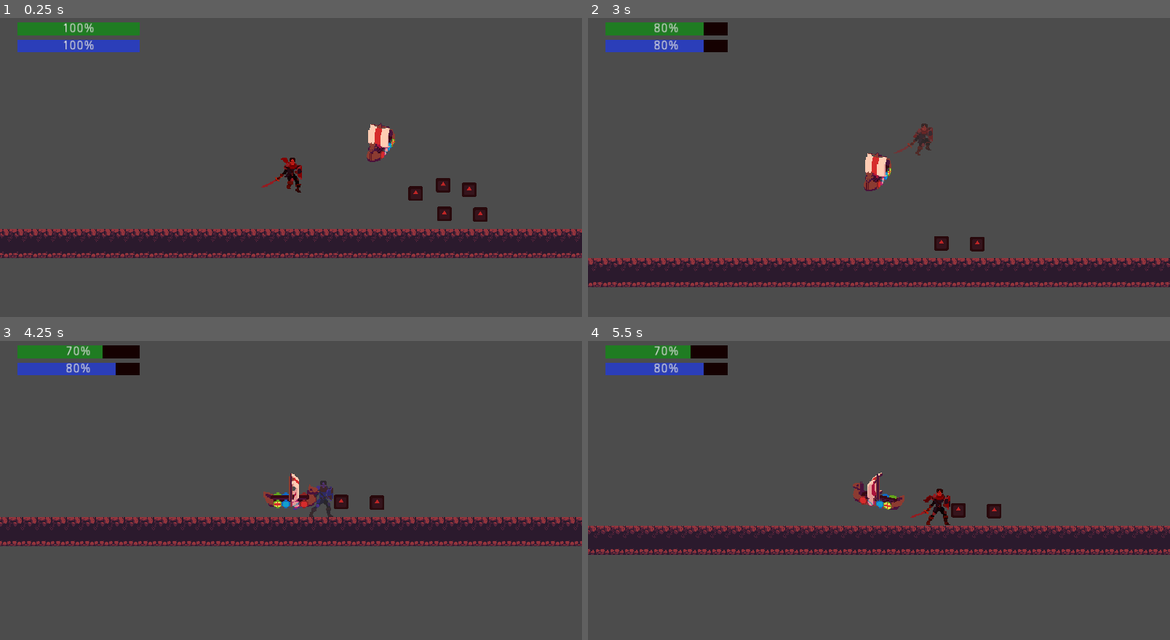
Above: before the commit, frames 1-4 (two rows, left to right).
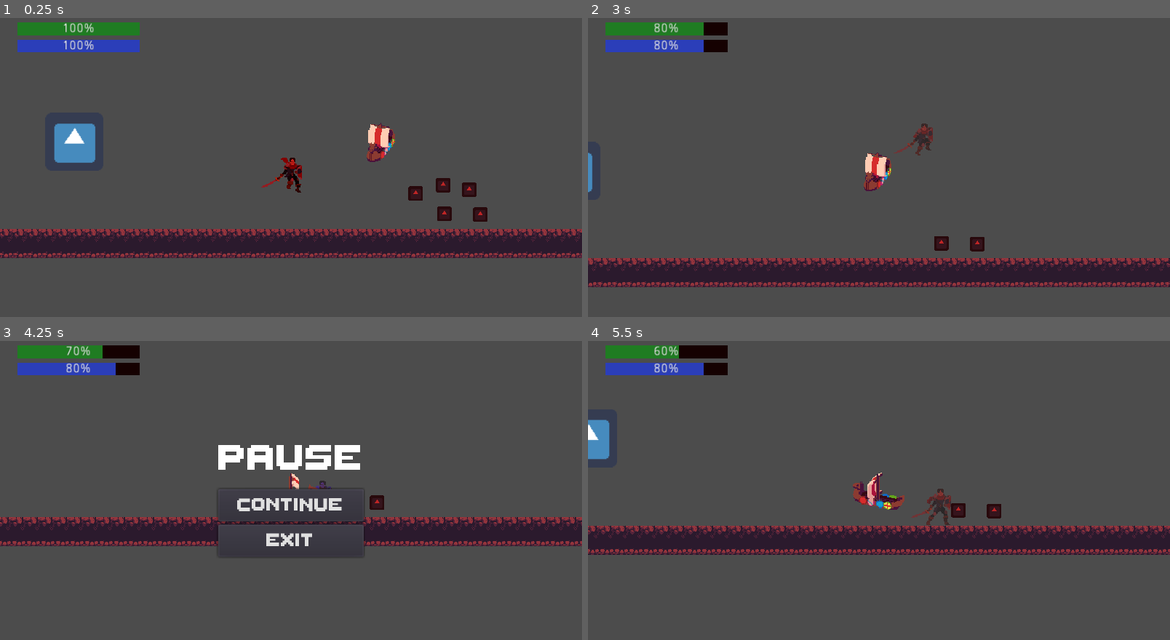
Above: after the commit, the same moments.

Repository: elixs/Cachilupi
Game: Godot game, scene res://scenes/Main.tscn
Two runs of this game, one before a commit and one after it. Both use one fixed random seed, a clock stepped at 60 frames per second and the inputs below. This scene is started directly instead of the project's main scene. The engine's default icon, where the game draws it, is replaced by a stand-in: a white triangle on a blue panel in a dark square.
Inputs (mouse positions are in pixels of both pictures, inside the frame that each line leads up to):
- Up to frame 1 (0.25 s): no input
- Up to frame 2 (3 s): move the mouse to (1007, 155) at 0.52 s; hold D (right) 0.53-2.03 s; click (1007, 155) at 0.6 s; tap Space (jump) at 0.77, 0.8, 1.07, 1.35, 1.52, 1.82, 2.3 s; move the mouse to (762, 188) at 1.27 s; click (762, 188) at 1.55 s; move the mouse to (937, 98) at 2.02 s; hold A (left) 2.03-2.78 s; click (937, 98) at 2.1 s; move the mouse to (849, 236) at 2.77 s; hold D (right) from 2.78 s (still down); right-click (849, 236) at 2.85 s
- Up to frame 3 (4.25 s): keep holding D (right); tap Space (jump) at 3.02, 3.32, 3.77, 3.8, 4.07 s; click (261, 559) at 3.05 s; move the mouse to (465, 544) at 3.52 s; click (465, 544) at 3.6 s; tap Escape (pause, bound only after the commit) at 4.15 s
- Up to frame 4 (5.5 s): release D (right) at 4.25 s; click (879, 505) at 4.25 s, where only the run after the commit has a clickable "Continue"; move the mouse to (704, 445) at 5.02 s; hold A (left) from 5.03 s (still down); tap Space (jump) at 5.1, 5.27 s; click (704, 445) at 5.3 s

The runs differ from the first frame. In frame 1, 0.9% of the frame differs, in the area x 9-17%, y 35-49%; in frame 2, 0.1%; in frame 3, 4.6%, in the area x 37-63%, y 34-73%; in frame 4, 1.4%.

Commit message:
Added gamepad support, pause menu and cutscenes

Diff:
--- a/project.godot
+++ b/project.godot
@@ -60,36 +60,49 @@
 left={
 "deadzone": 0.5,
 "events": [ Object(InputEventKey,"resource_local_to_scene":false,"resource_name":"","device":0,"alt":false,"shift":false,"control":false,"meta":false,"command":false,"pressed":false,"scancode":65,"unicode":0,"echo":false,"script":null)
+, Object(InputEventJoypadMotion,"resource_local_to_scene":false,"resource_name":"","device":0,"axis":0,"axis_value":-1.0,"script":null)
  ]
 }
 right={
 "deadzone": 0.5,
 "events": [ Object(InputEventKey,"resource_local_to_scene":false,"resource_name":"","device":0,"alt":false,"shift":false,"control":false,"meta":false,"command":false,"pressed":false,"scancode":68,"unicode":0,"echo":false,"script":null)
+, Object(InputEventJoypadMotion,"resource_local_to_scene":false,"resource_name":"","device":0,"axis":0,"axis_value":1.0,"script":null)
  ]
 }
 up={
 "deadzone": 0.5,
 "events": [ Object(InputEventKey,"resource_local_to_scene":false,"resource_name":"","device":0,"alt":false,"shift":false,"control":false,"meta":false,"command":false,"pressed":false,"scancode":87,"unicode":0,"echo":false,"script":null)
+, Object(InputEventJoypadMotion,"resource_local_to_scene":false,"resource_name":"","device":0,"axis":1,"axis_value":-1.0,"script":null)
  ]
 }
 down={
 "deadzone": 0.5,
 "events": [ Object(InputEventKey,"resource_local_to_scene":false,"resource_name":"","device":0,"alt":false,"shift":false,"control":false,"meta":false,"command":false,"pressed":false,"scancode":83,"unicode":0,"echo":false,"script":null)
+, Object(InputEventJoypadMotion,"resource_local_to_scene":false,"resource_name":"","device":0,"axis":1,"axis_value":1.0,"script":null)
  ]
 }
 jump={
 "deadzone": 0.5,
 "events": [ Object(InputEventKey,"resource_local_to_scene":false,"resource_name":"","device":0,"alt":false,"shift":false,"control":false,"meta":false,"command":false,"pressed":false,"scancode":32,"unicode":0,"echo":false,"script":null)
+, Object(InputEventJoypadButton,"resource_local_to_scene":false,"resource_name":"","device":0,"button_index":0,"pressure":0.0,"pressed":false,"script":null)
  ]
 }
 attack={
 "deadzone": 0.5,
 "events": [ Object(InputEventMouseButton,"resource_local_to_scene":false,"resource_name":"","device":0,"alt":false,"shi …(212 unchanged characters)…
+, Object(InputEventJoypadButton,"resource_local_to_scene":false,"resource_name":"","device":0,"button_index":1,"pressure":0.0,"pressed":false,"script":null)
  ]
 }
 swap={
 "deadzone": 0.5,
 "events": [ Object(InputEventMouseButton,"resource_local_to_scene":false,"resource_name":"","device":0,"alt":false,"shi …(212 unchanged characters)…
+, Object(InputEventJoypadButton,"resource_local_to_scene":false,"resource_name":"","device":0,"button_index":5,"pressure":0.0,"pressed":false,"script":null)
+ ]
+}
+pause={
+"deadzone": 0.5,
+"events": [ Object(InputEventKey,"resource_local_to_scene":false,"resource_name":"","device":0,"alt":false,"shift":false,"control":false,"meta":false,"command":false,"pressed":false,"scancode":16777217,"unicode":0,"echo":false,"script":null)
+, Object(InputEventJoypadButton,"resource_local_to_scene":false,"resource_name":"","device":0,"button_index":11,"pressure":0.0,"pressed":false,"script":null)
  ]
 }
 
--- /dev/null
+++ b/scenes/CutsceneTrigger.tscn
@@ -0,0 +1,19 @@
+[gd_scene load_steps=4 format=2]
+
+[ext_resource path="res://icon.png" type="Texture" id=1]
+[ext_resource path="res://scripts/CutsceneTrigger.gd" type="Script" id=2]
+
+[sub_resource type="RectangleShape2D" id=1]
+extents = Vector2( 32, 32 )
+
+[node name="CutsceneTrigger" type="Area2D"]
+script = ExtResource( 2 )
+__meta__ = {
+"_edit_group_": true
+}
+
+[node name="Sprite" type="Sprite" parent="."]
+texture = ExtResource( 1 )
+
+[node name="CollisionShape2D" type="CollisionShape2D" parent="."]
+shape = SubResource( 1 )
--- a/scenes/Game.tscn
+++ b/scenes/Game.tscn
@@ -4,9 +4,11 @@
 [ext_resource path="res://scripts/Game.gd" type="Script" id=2]
 
 [node name="Game" type="Node2D"]
+pause_mode = 2
 script = ExtResource( 2 )
 
 [node name="World" type="Node2D" parent="."]
+pause_mode = 1
 
 [node name="CanvasLayer" type="CanvasLayer" parent="."]
 layer = 100
--- a/scenes/Hero.tscn
+++ b/scenes/Hero.tscn
@@ -33,6 +33,7 @@
 [ext_resource path="res://sprites/Hero Knight/Sprites/HeroKnight/Jump/HeroKnight_Jump_0.png" type="Texture" id=31]
 [ext_resource path="res://sprites/Hero Knight/Sprites/HeroKnight/Fall/HeroKnight_Fall_3.png" type="Texture" id=32]
 [ext_resource path="res://sounds/SFX2020/DropMini.wav" type="AudioStream" id=33]
+[ext_resource path="res://fonts/ThaleahFat/ThaleahFat.ttf" type="DynamicFontData" id=34]
 
 [sub_resource type="CapsuleShape2D" id=1]
 
@@ -187,25 +188,24 @@
 [sub_resource type="AnimationNodeAnimation" id=12]
 animation = "jump_start"
 
-[sub_resource type="AnimationNodeAnimation" id=13]
+[sub_resource type="AnimationNodeAnimation" id=39]
 animation = "run"
 
-[sub_resource type="AnimationNodeStateMachineTransition" id=14]
-
-[sub_resource type="AnimationNodeStateMachineTransition" id=15]
+[sub_resource type="AnimationNodeTimeScale" id=40]
+
+[sub_resource type="AnimationNodeBlendTree" id=41]
+graph_offset = Vector2( -348, 45.5 )
+nodes/Animation/node = SubResource( 39 )
+nodes/Animation/position = Vector2( -160, 140 )
+nodes/TimeScale/node = SubResource( 40 )
+nodes/TimeScale/position = Vector2( 40, 120 )
+node_connections = [ "output", 0, "TimeScale", "TimeScale", 0, "Animation" ]
 
 [sub_resource type="AnimationNodeStateMachineTransition" id=16]
 
-[sub_resource type="AnimationNodeStateMachineTransition" id=17]
-
-[sub_resource type="AnimationNodeStateMachineTransition" id=18]
-switch_mode = 2
-
 [sub_resource type="AnimationNodeStateMachineTransition" id=19]
 switch_mode = 2
 
-[sub_resource type="AnimationNodeStateMachineTransition" id=20]
-
 [sub_resource type="AnimationNodeStateMachineTransition" id=21]
 
 [sub_resource type="AnimationNodeStateMachineTransition" id=22]
@@ -213,8 +213,6 @@
 
 [sub_resource type="AnimationNodeStateMachineTransition" id=23]
 
-[sub_resource type="AnimationNodeStateMachineTransition" id=24]
-
 [sub_resource type="AnimationNodeStateMachineTransition" id=25]
 
 [sub_resource type="AnimationNodeStateMachineTransition" id=26]
@@ -234,7 +232,20 @@
 
 [sub_resource type="AnimationNodeStateMachineTransition" id=32]
 
-[sub_resource type="AnimationNodeStateMachineTransition" id=33]
+[sub_resource type="AnimationNodeStateMachineTransition" id=42]
+
+[sub_resource type="AnimationNodeStateMachineTransition" id=43]
+
+[sub_resource type="AnimationNodeStateMachineTransition" id=44]
+
+[sub_resource type="AnimationNodeStateMachineTransition" id=45]
+
+[sub_resource type="AnimationNodeStateMachineTransition" id=46]
+
+[sub_resource type="AnimationNodeStateMachineTransition" id=47]
+
+[sub_resource type="AnimationNodeStateMachineTransition" id=48]
+switch_mode = 2
 
 [sub_resource type="AnimationNodeStateMachine" id=34]
 states/attack/node = SubResource( 8 )
@@ -247,11 +258,11 @@
 states/jump/position = Vector2( 996, 70 )
 states/jump_start/node = SubResource( 12 )
 states/jump_start/position = Vector2( 990, -43 )
-states/run/node = SubResource( 13 )
-states/run/position = Vector2( 622, -82 )
-transitions = [ "idle", "run", SubResource( 14 ), "run", "idle", SubResource( 15 ), "idle", "attack", SubResource( 16 ), "run", "attack", SubResource( 17 ), "attack", "run", SubResource( 18 ), "attack", "idle", SubResource( 19 ), "run", "jump_start", SubResource( 20 ), "idle", "jump_start", SubResource( 21 ), "jump_start", "jump", SubResource( 22 ), "jump", "fall", SubResource( 23 ), "fall", "run", SubResource( 24 ), "fall", "idle", SubResource( 25 ), "fall", "attack", SubResource( 26 ), "attack", "fall", SubResource( 27 ), "attack", "jump", SubResource( 28 ), "attack", "jump_start", SubResource( 29 ), "jump_start", "attack", SubResource( 30 ), "jump", "attack", SubResource( 31 ), "idle", "fall", SubResource( 32 ), "run", "fall", SubResource( 33 ) ]
+states/run/node = SubResource( 41 )
+states/run/position = Vector2( 628, -64 )
+transitions = [ "idle", "attack", SubResource( 16 ), "attack", "idle", SubResource( 19 ), "idle", "jump_start", SubResource( 21 ), "jump_start", "jump", SubResource( 22 ), "jump", "fall", SubResource( 23 ), "fall", "idle", SubResource( 25 ), "fall", "attack", SubResource( 26 ), "attack", "fall", SubResource( 27 ), "attack", "jump", SubResource( 28 ), "attack", "jump_start", SubResource( 29 ), "jump_start", "attack", SubResource( 30 ), "jump", "attack", SubResource( 31 ), "idle", "fall", SubResource( 32 ), "run", "idle", SubResource( 42 ), "idle", "run", SubResource( 43 ), "run", "jump_start", SubResource( 44 ), "run", "attack", SubResource( 45 ), "run", "fall", SubResource( 46 ), "fall", "run", SubResource( 47 ), "attack", "run", SubResource( 48 ) ]
 start_node = "idle"
-graph_offset = Vector2( 73, -156 )
+graph_offset = Vector2( 159, -141 )
 
 [sub_resource type="AnimationNodeStateMachinePlayback" id=35]
 
@@ -263,6 +274,14 @@
 
 [sub_resource type="StyleBoxFlat" id=38]
 bg_color = Color( 0.172549, 0.247059, 0.729412, 1 )
+
+[sub_resource type="DynamicFont" id=49]
+size = 64
+font_data = ExtResource( 34 )
+
+[sub_resource type="DynamicFont" id=50]
+size = 32
+font_data = ExtResource( 34 )
 
 [node name="Hero" type="KinematicBody2D" groups=[
 "player",
@@ -275,7 +294,7 @@
 
 [node name="Sprite" type="Sprite" parent="."]
 modulate = Color( 0.364706, 0.113725, 0.913725, 1 )
-texture = ExtResource( 18 )
+texture = ExtResource( 4 )
 
 [node name="AnimationPlayer" type="AnimationPlayer" parent="."]
 anims/attack = SubResource( 2 )
@@ -290,6 +309,7 @@
 anim_player = NodePath("../AnimationPlayer")
 active = true
 parameters/playback = SubResource( 35 )
+parameters/run/TimeScale/scale = 1.0
 
 [node name="Bullet" type="Position2D" parent="."]
 position = Vector2( 47, 0 )
@@ -327,3 +347,41 @@
 
 [node name="InvincibilityTimer" type="Timer" parent="."]
 one_shot = true
+
+[node name="PauseMenu" type="CanvasLayer" parent="."]
+pause_mode = 2
+
+[node name="VBoxContainer" type="VBoxContainer" parent="PauseMenu"]
+visible = false
+anchor_left = 0.5
+anchor_top = 0.5
+anchor_right = 0.5
+anchor_bottom = 0.5
+margin_left = -80.0
+margin_top = -69.5
+margin_right = 80.0
+margin_bottom = 69.5
+__meta__ = {
+"_edit_use_anchors_": false
+}
+
+[node name="Label" type="Label" parent="PauseMenu/VBoxContainer"]
+margin_right = 160.0
+margin_bottom = 59.0
+custom_fonts/font = SubResource( 49 )
+text = "Pause"
+align = 1
+
+[node name="Continue" type="Button" parent="PauseMenu/VBoxContainer"]
+margin_top = 63.0
+margin_right = 160.0
+margin_bottom = 99.0
+custom_fonts/font = SubResource( 50 )
+text = "Continue"
+
+[node name="Exit" type="Button" parent="PauseMenu/VBoxContainer"]
+margin_top = 103.0
+margin_right = 160.0
+margin_bottom = 139.0
+custom_fonts/font = SubResource( 50 )
+text = "Exit"
--- /dev/null
+++ b/scenes/InGamePlot.tscn
@@ -0,0 +1,57 @@
+[gd_scene load_steps=3 format=2]
+
+[ext_resource path="res://icon.png" type="Texture" id=1]
+[ext_resource path="res://scripts/InGamePlot.gd" type="Script" id=2]
+
+[node name="InGamePlot" type="Node2D"]
+pause_mode = 2
+script = ExtResource( 2 )
+
+[node name="CanvasLayer" type="CanvasLayer" parent="."]
+layer = 100
+
+[node name="ColorRect" type="ColorRect" parent="CanvasLayer"]
+anchor_right = 1.0
+anchor_bottom = 1.0
+color = Color( 0, 0, 0, 1 )
+__meta__ = {
+"_edit_lock_": true,
+"_edit_use_anchors_": false
+}
+
+[node name="VBoxContainer" type="VBoxContainer" parent="CanvasLayer"]
+anchor_left = 0.5
+anchor_top = 0.5
+anchor_right = 0.5
+anchor_bottom = 0.5
+margin_left = -62.5
+margin_top = -64.0
+margin_right = 62.5
+margin_bottom = 64.0
+alignment = 1
+__meta__ = {
+"_edit_use_anchors_": false
+}
+
+[node name="TextureRect" type="TextureRect" parent="CanvasLayer/VBoxContainer"]
+margin_right = 125.0
+margin_bottom = 64.0
+texture = ExtResource( 1 )
+stretch_mode = 4
+__meta__ = {
+"_edit_use_anchors_": false
+}
+
+[node name="RichTextLabel" type="RichTextLabel" parent="CanvasLayer/VBoxContainer"]
+margin_top = 68.0
+margin_right = 125.0
+margin_bottom = 128.0
+rect_min_size = Vector2( 0, 60 )
+bbcode_enabled = true
+bbcode_text = "[rainbow][wave amp=50 freq=10][center]chale[/center][/wave][/rainbow]"
+text = "chale"
+
+[node name="Timer" type="Timer" parent="."]
+wait_time = 3.0
+one_shot = true
+autostart = true
--- a/scenes/Main.tscn
+++ b/scenes/Main.tscn
@@ -1,10 +1,11 @@
-[gd_scene load_steps=21 format=2]
+[gd_scene load_steps=22 format=2]
 
 [ext_resource path="res://scenes/Hero.tscn" type="PackedScene" id=1]
 [ext_resource path="res://sprites/Tileset/Wasteland-Files.png" type="Texture" id=2]
 [ext_resource path="res://scenes/Ship.tscn" type="PackedScene" id=3]
 [ext_resource path="res://scripts/Main.gd" type="Script" id=4]
 [ext_resource path="res://scenes/Enemy.tscn" type="PackedScene" id=5]
+[ext_resource path="res://scenes/CutsceneTrigger.tscn" type="PackedScene" id=6]
 
 [sub_resource type="ConvexPolygonShape2D" id=1]
 points = PoolVector2Array( 0, 0, 16, 0, 16, 16, 0, 16 )
@@ -203,3 +204,7 @@
 
 [node name="Enemy5" parent="." instance=ExtResource( 5 )]
 position = Vector2( 525.603, 271.72 )
+
+[node name="CutsceneTrigger" parent="." instance=ExtResource( 6 )]
+position = Vector2( 120, 224 )
+cutscene = "res://scenes/InGamePlot.tscn"
--- /dev/null
+++ b/scenes/Plot.tscn
@@ -0,0 +1,56 @@
+[gd_scene load_steps=3 format=2]
+
+[ext_resource path="res://icon.png" type="Texture" id=1]
+[ext_resource path="res://scripts/Plot.gd" type="Script" id=2]
+
+[node name="Plot" type="Node2D"]
+script = ExtResource( 2 )
+
+[node name="CanvasLayer" type="CanvasLayer" parent="."]
+layer = 100
+
+[node name="ColorRect" type="ColorRect" parent="CanvasLayer"]
+anchor_right = 1.0
+anchor_bottom = 1.0
+color = Color( 0, 0, 0, 1 )
+__meta__ = {
+"_edit_lock_": true,
+"_edit_use_anchors_": false
+}
+
+[node name="VBoxContainer" type="VBoxContainer" parent="CanvasLayer"]
+anchor_left = 0.5
+anchor_top = 0.5
+anchor_right = 0.5
+anchor_bottom = 0.5
+margin_left = -62.5
+margin_top = -64.0
+margin_right = 62.5
+margin_bottom = 64.0
+alignment = 1
+__meta__ = {
+"_edit_use_anchors_": false
+}
+
+[node name="TextureRect" type="TextureRect" parent="CanvasLayer/VBoxContainer"]
+margin_right = 125.0
+margin_bottom = 64.0
+texture = ExtResource( 1 )
+stretch_mode = 4
+__meta__ = {
+"_edit_use_anchors_": false
+}
+
+[node name="RichTextLabel" type="RichTextLabel" parent="CanvasLayer/VBoxContainer"]
+margin_top = 68.0
+margin_right = 125.0
+margin_bottom = 128.0
+rect_min_size = Vector2( 0, 60 )
+bbcode_enabled = true
+bbcode_text = "[rainbow][wave amp=100 freq=10][center]awa de uwu[/center][/wave][/rainbow]"
+text = "awa de uwu"
+
+[node name="Timer" type="Timer" parent="."]
+wait_time = 3.0
+one_shot = true
+autostart = true
--- /dev/null
+++ b/scripts/CutsceneTrigger.gd
@@ -0,0 +1,12 @@
+extends Area2D
+
+
+export var cutscene: String
+
+func _ready() -> void:
+	connect("body_entered", self, "on_body_entered")
+
+func on_body_entered(body: Node):
+	if body.is_in_group("player"):
+		LevelManager.add_scene(cutscene)
+		queue_free()
--- a/scripts/Game.gd
+++ b/scripts/Game.gd
@@ -1,7 +1,10 @@
 extends Node2D
 
-var Levels = [preload("res://scenes/TitleScreen.tscn"),
-	preload("res://scenes/Main.tscn")]
+var Levels = [
+	preload("res://scenes/TitleScreen.tscn"),
+	preload("res://scenes/Plot.tscn"),
+	preload("res://scenes/Main.tscn"),
+	]
 
 var current_level = 0
 var current_world: Node = null
@@ -15,6 +18,23 @@
 	current_world.queue_free()
 	current_world = s
 	$World.add_child(current_world)
+
+func add_scene(scene):
+	get_tree().paused = true
+	fade.fade_in()
+	yield(fade, "faded")
+	var s = load(scene).instance()
+	$World.add_child(s)
+	fade.fade_out()
+
+func remove_scene(scene_node):
+
+	fade.fade_in()
+	yield(fade, "faded")
+	$World.remove_child(scene_node)
+	scene_node.queue_free()
+	fade.fade_out()
+	get_tree().paused = false
 
 func next():
 	if current_level + 1 >= Levels.size():
--- a/scripts/Hero.gd
+++ b/scripts/Hero.gd
@@ -4,6 +4,7 @@
 var linear_vel = Vector2()
 
 var SPEED = 200
+var SPEED_SQUARED = SPEED * SPEED
 var GRAVITY = 400
 
 var invincible = false
@@ -36,6 +37,8 @@
 
 func _ready() -> void:
 	$InvincibilityTimer.connect("timeout", self, "on_InvincibilityTimer_timeout")
+	$PauseMenu/VBoxContainer/Continue.connect("pressed", self, "on_Continue_pressed")
+	$PauseMenu/VBoxContainer/Exit.connect("pressed", self, "on_Exit_pressed")
 
 func _physics_process(delta):
 
@@ -62,11 +65,16 @@
 
 	var attacking = Input.is_action_just_pressed("attack") and active
 
+	if Input.is_action_just_pressed("pause"):
+		$PauseMenu/VBoxContainer.show()
+		get_tree().paused = true
+
 	# Animation
 
 	if on_floor:
 		if linear_vel.length_squared() > 10:
 			playback.travel("run")
+			$AnimationTree.set("parameters/run/TimeScale/scale", 0.5 + linear_vel.length_squared() / SPEED_SQUARED / 2.0)
 		else:
 			playback.travel("idle")
 	else:
@@ -102,3 +110,14 @@
 func on_InvincibilityTimer_timeout():
 	modulate.a = 1
 	invincible = false
+
+# Pause Menu
+
+func on_Continue_pressed():
+	$PauseMenu/VBoxContainer.hide()
+	get_tree().paused = false
+
+
+func on_Exit_pressed():
+	get_tree().paused = false
+	LevelManager.reset()
--- /dev/null
+++ b/scripts/InGamePlot.gd
@@ -0,0 +1,19 @@
+extends Node2D
+
+
+
+
+func _process(delta: float) -> void:
+	$CanvasLayer/VBoxContainer/RichTextLabel.percent_visible = 1 - $Timer.time_left / $Timer.wait_time
+
+	if Input.is_action_just_pressed("attack"):
+		$Timer.stop()
+		on_timeout()
+
+
+func _ready() -> void:
+	$Timer.connect("timeout", self, "on_timeout")
+
+
+func on_timeout():
+	LevelManager.remove_scene(self)
--- a/scripts/LevelManager.gd
+++ b/scripts/LevelManager.gd
@@ -10,3 +10,9 @@
 
 func reset():
 	Game.reset()
+
+func add_scene(scene):
+	Game.add_scene(scene)
+
+func remove_scene(scene_node):
+	Game.remove_scene(scene_node)
--- /dev/null
+++ b/scripts/Plot.gd
@@ -0,0 +1,19 @@
+extends Node2D
+
+
+
+
+func _process(delta: float) -> void:
+	$CanvasLayer/VBoxContainer/RichTextLabel.percent_visible = 1 - $Timer.time_left / $Timer.wait_time
+
+	if Input.is_action_just_pressed("attack"):
+		$Timer.stop()
+		on_timeout()
+
+
+func _ready() -> void:
+	$Timer.connect("timeout", self, "on_timeout")
+
+
+func on_timeout():
+	LevelManager.next()
Not shown: 1 places in scenes/Hero.tscn that only renumber resources
